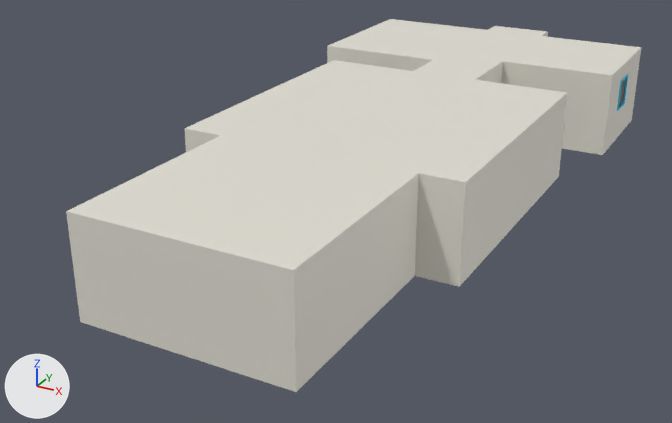
An edit to the glTF model assets/ship-interiors/empress.glb, drawn before and after from the same camera.
One viewpoint serves both versions: a 50 mm camera at (9.31, -30.18, 8.09) aimed at (-1.15, -11.17, -1.41). Lighting does not change. The marker at lower left points along +X, +Y and +Z. The picture after the commit comes second. Vertices at exactly the same position are counted once.

The older version as bpy lines, for what is in view:
```python
me_cabin_glazing_012 = bpy.data.meshes.new('Cabin glazing.012')
me_cabin_glazing_012.from_pydata(...)  # 177 vertices, 236 faces; spans x -4.4..-0.9, y -5.8..-1.4, z -0.97..1.33
me_cabin_glazing_012.materials.append(mat_pale)
me_engine_bulkheads_003 = bpy.data.meshes.new('Engine bulkheads.003')
me_engine_bulkheads_003.from_pydata(...)  # 186 vertices, 300 faces; spans x -2.4..2.4, y -19.0..-14.2, z -0.97..1.33
me_engine_bulkheads_003.materials.append(mat_pale)
me_freight_bulkheads_008 = bpy.data.meshes.new('Freight bulkheads.008')
me_freight_bulkheads_008.from_pydata(...)  # 328 vertices, 516 faces; spans x -3.4..3.4, y -14.2..-7.2, z -0.97..1.33
me_freight_bulkheads_008.materials.append(mat_pale)
ob_cabin_glazing___pale = bpy.data.objects.new('Cabin glazing - Pale', me_cabin_glazing_012)
ob_cabin_glazing___pale.location = (0.0, 0.0, 0.0)
ob_engine_bulkheads___pale = bpy.data.objects.new('Engine bulkheads - Pale', me_engine_bulkheads_003)
ob_engine_bulkheads___pale.location = (0.0, 0.0, 0.0)
ob_freight_bulkheads___pale = bpy.data.objects.new('Freight bulkheads - Pale', me_freight_bulkheads_008)
ob_freight_bulkheads___pale.location = (0.0, 0.0, 0.0)
# also in view: 'engine room roof - Pale' at (0.0, -16.6, 1.33); 'Galley walls - Pale' at (2.45, -3.2, 0.18); 'passenger cabin roof - Pale' at (-2.65, -3.6, 1.33); 'cargo hold roof - Pale' at (0.0, -10.7, 1.33); 'corridor roof - Pale' at (0.0, -3.95, 1.33)
```
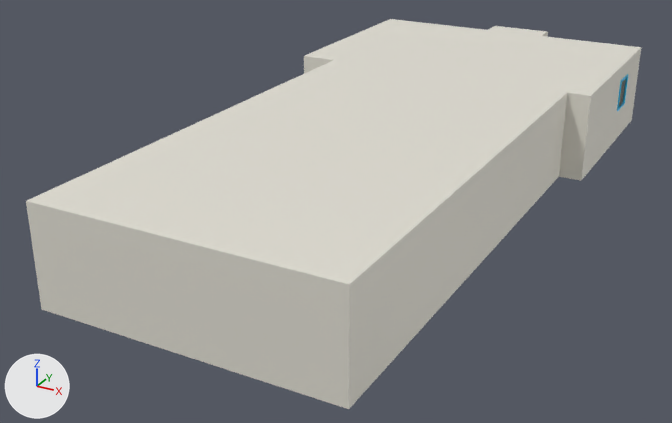
Location of each change, [x1, y1, x2, y2] in pixels of the pictures (672 x 423 px; the box of a moved part takes in the faces that stretch with it):
'Service alleys - Pale', added: after [26, 182, 466, 409]
'starboard alley roof - Pale', added: after [295, 173, 465, 285]
'port alley roof - Pale', added: after [27, 128, 220, 211]
'Airlock - Pale', added: after [559, 76, 612, 181]
'airlock roof - Pale', added: after [475, 61, 612, 96]
'scrubber bay roof - Pale', added: after [305, 46, 432, 71]
'Scrubber bay - Pale', added: after [304, 56, 333, 73]
part 1 of me_engine_bulkheads_003, moved or reshaped (not visible afterwards): before [309, 173, 419, 377]
'Galley walls - Pale', unchanged, covered by the edit: before [501, 48, 641, 155]; after [603, 48, 641, 154]
'Cabin glazing - Pale', unchanged, covered by the edit: before [327, 46, 432, 71]

The change, as a list of edits to the scene's bpy script:
```text
Change me_engine_bulkheads_003:
    used by ob_engine_bulkheads___pale; location = (0.0, 0.0, 0.0)
    remove me_engine_bulkheads_003.from_pydata(...)  # 186 vertices, 300 faces; spans x -2.4..2.4, y -19.0..-14.2, z -0.97..1.33
    add me_engine_bulkheads_003.from_pydata(...)  # 182 vertices, 268 faces; spans x -2.4..2.4, y -19.0..-14.2, z -0.97..1.33
    me_engine_bulkheads_003 part 1: 30 vertices moved from x 2.4, y -18.04..-16.12, z -0.97..1.33 to x 2.4, y -18.03..-16.09, z -0.97..1.33; 18 vertices removed from x 2.4, y -15.64..-14.68, z -0.97..1.33; 16 vertices added at x 2.4, y -15.6..-14.6, z -0.97..1.33
    other edits to the shape of me_engine_bulkheads_003 do not show in these pictures
Add me_service_alleys_004:
    me_service_alleys_004.from_pydata(...)  # 156 vertices, 240 faces; spans x -3.4..3.4, y -19.0..-14.2, z -0.97..1.33
    me_service_alleys_004.materials.append(mat_pale)
Add me_airlock_005:
    me_airlock_005.from_pydata(...)  # 88 vertices, 114 faces; spans x 2.9..4.0, y -7.2..-5.0, z -0.97..1.33
    me_airlock_005.materials.append(mat_pale)
Add me_scrubber_bay_002:
    me_scrubber_bay_002.from_pydata(...)  # 204 vertices, 374 faces; spans x -4.4..-1.65, y -7.2..-5.8, z -0.97..1.33
    me_scrubber_bay_002.materials.append(mat_pale)
Add me_starboard_alley_roof_001:
    me_starboard_alley_roof_001.from_pydata(...)  # 33 vertices, 40 faces; spans x 2.4..3.4, y -19.0..-14.2, z 1.33
    me_starboard_alley_roof_001.materials.append(mat_pale)
Add me_port_alley_roof_001:
    me_port_alley_roof_001.from_pydata(...)  # 33 vertices, 40 faces; spans x -3.4..-2.4, y -19.0..-14.2, z 1.33
    me_port_alley_roof_001.materials.append(mat_pale)
Add me_airlock_roof_001:
    me_airlock_roof_001.from_pydata(...)  # 48 vertices, 70 faces; spans x 0.9..4.0, y -7.2..-5.0, z 1.33
    me_airlock_roof_001.materials.append(mat_pale)
Add me_scrubber_bay_roof_001:
    me_scrubber_bay_roof_001.from_pydata(...)  # 32 vertices, 42 faces; spans x -4.4..-0.9, y -7.2..-5.8, z 1.33
    me_scrubber_bay_roof_001.materials.append(mat_pale)
Add ob_service_alleys___pale:
    ob_service_alleys___pale = bpy.data.objects.new('Service alleys - Pale', me_service_alleys_004)
    ob_service_alleys___pale.location = (0.0, 0.0, 0.0)
Add ob_airlock___pale:
    ob_airlock___pale = bpy.data.objects.new('Airlock - Pale', me_airlock_005)
    ob_airlock___pale.location = (0.0, 0.0, 0.0)
Add ob_scrubber_bay___pale:
    ob_scrubber_bay___pale = bpy.data.objects.new('Scrubber bay - Pale', me_scrubber_bay_002)
    ob_scrubber_bay___pale.location = (0.0, 0.0, 0.0)
Add ob_starboard_alley_roof___pale:
    ob_starboard_alley_roof___pale = bpy.data.objects.new('starboard alley roof - Pale', me_starboard_alley_roof_001)
    ob_starboard_alley_roof___pale.location = (0.0, 0.0, 0.0)
Add ob_port_alley_roof___pale:
    ob_port_alley_roof___pale = bpy.data.objects.new('port alley roof - Pale', me_port_alley_roof_001)
    ob_port_alley_roof___pale.location = (0.0, 0.0, 0.0)
Add ob_airlock_roof___pale:
    ob_airlock_roof___pale = bpy.data.objects.new('airlock roof - Pale', me_airlock_roof_001)
    ob_airlock_roof___pale.location = (0.0, 0.0, 0.0)
Add ob_scrubber_bay_roof___pale:
    ob_scrubber_bay_roof___pale = bpy.data.objects.new('scrubber bay roof - Pale', me_scrubber_bay_roof_001)
    ob_scrubber_bay_roof___pale.location = (0.0, 0.0, 0.0)
```
